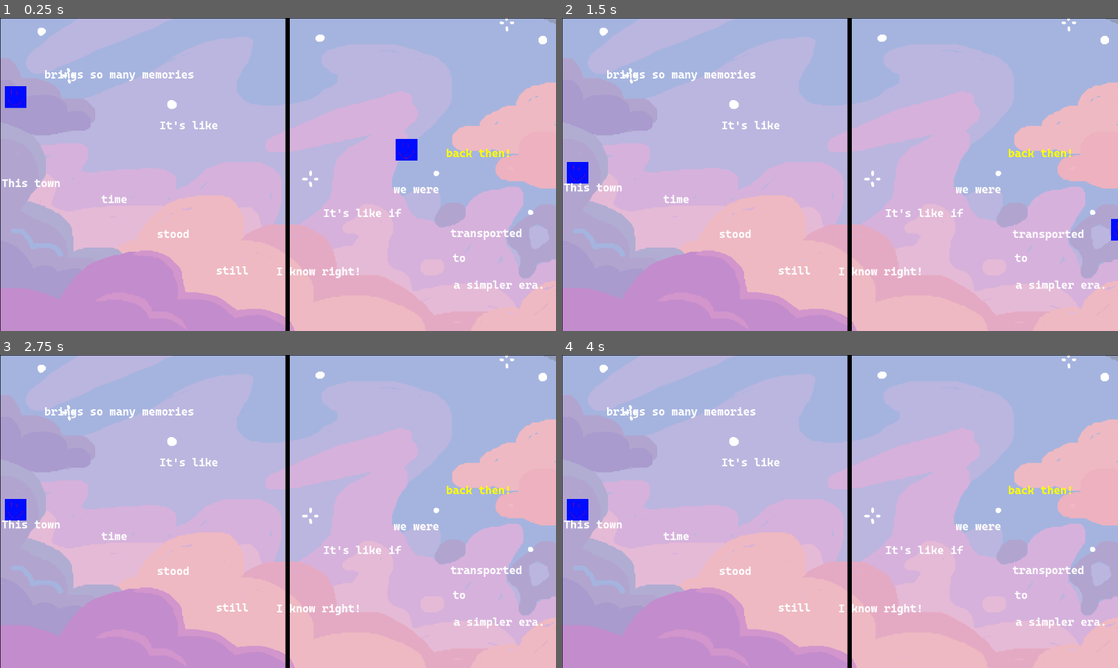
Above: before the commit, frames 1-4 (two rows, left to right).
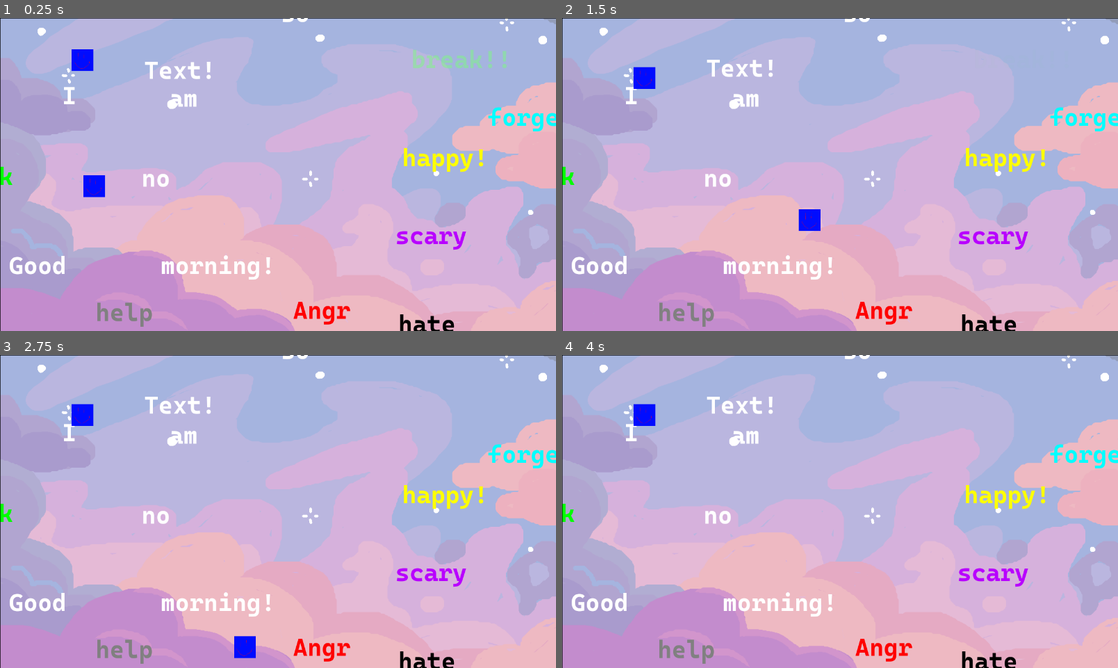
Above: after the commit, the same moments.

Repository: NitroGuy10/Chillennium2023
Game: Godot game, scene res://assets/Objects/Game.tscn
The game is run twice, just before and just after one commit, with the same random seed, the same clock (stepped at 60 frames per second) and the same inputs.
Inputs:
- Up to frame 1 (0.25 s): no input
- Up to frame 2 (1.5 s): hold Right (ui_right) from 0.53 s (still down); tap Shift (dash) at 0.6, 1.35 s; tap Up (ui_up) at 0.77 s
- Up to frame 3 (2.75 s): tap Up (ui_up) at 1.52 s; release Right (ui_right) at 2.03 s; hold Left (ui_left) from 2.03 s (still down); tap Shift (dash) at 2.1 s
- Up to frame 4 (4 s): release Left (ui_left) at 2.78 s; hold Right (ui_right) from 2.78 s (still down); tap Shift (dash) at 2.85, 3.6 s; tap Up (ui_up) at 3.02, 3.77 s

The runs differ from the first frame. In frame 1, 6.8% of the frame differs, in the area x 0-100%, y 0-100%; in frame 2, 6.3%; in frame 3, 6.2%; in frame 4, 5.9%.

Commit message:
Flag for show impart color

Diff:
--- a/assets/Objects/Game.tscn
+++ b/assets/Objects/Game.tscn
@@ -1,19 +1,15 @@
-[gd_scene load_steps=5 format=2]
+[gd_scene load_steps=4 format=2]
 
-[ext_resource path="res://assets/Levels/Level1.tscn" type="PackedScene" id=1]
+[ext_resource path="res://assets/Levels/Test_Level.tscn" type="PackedScene" id=1]
 [ext_resource path="res://assets/Music/cutesy.mp3" type="AudioStream" id=2]
 [ext_resource path="res://assets/Objects/Game.gd" type="Script" id=3]
-[ext_resource path="res://assets/Objects/Separator.tscn" type="PackedScene" id=4]
 
 [node name="Game" type="Node2D"]
 script = ExtResource( 3 )
 
 [node name="Level" type="Node2D" parent="."]
 
-[node name="Level1" parent="Level" instance=ExtResource( 1 )]
-
-[node name="Separator" parent="Level/Test_Level" instance=ExtResource( 4 )]
-position = Vector2( 662, 351 )
+[node name="Test_Level" parent="Level" instance=ExtResource( 1 )]
 
 [node name="AudioStreamPlayer" type="AudioStreamPlayer" parent="."]
 stream = ExtResource( 2 )
--- a/assets/Objects/WordPlatformInteractable.gd
+++ b/assets/Objects/WordPlatformInteractable.gd
@@ -5,6 +5,7 @@
 
 export var onlyVisibleInContempt = false
 export var fallThoughInGuilt = false
+export var showImpartColor = true
 
 export var enableEmotion = false
 export var impartHappiness = false
--- a/assets/Objects/WordPlatformInteractableStaticBody2D.gd
+++ b/assets/Objects/WordPlatformInteractableStaticBody2D.gd
@@ -41,7 +41,8 @@
 
 	# Set the CollisionShape2D sizes to that of the text
 	richTextLabel = root.get_node("WordPlatformText/RichTextLabel")
-	richTextLabel.set("custom_colors/default_color", textColor)
+	if root.showImpartColor:
+		richTextLabel.set("custom_colors/default_color", textColor)
 #	richTextLabel.add_color_override("font_color", textColor)
 	set_text_collision()
 
--- a/assets/Objects/WordPlatformText.tscn
+++ b/assets/Objects/WordPlatformText.tscn
@@ -3,7 +3,7 @@
 [ext_resource path="res://assets/Fonts/CascadiaMono-Bold.ttf" type="DynamicFontData" id=1]
 
 [sub_resource type="DynamicFont" id=1]
-size = 26
+size = 56
 font_data = ExtResource( 1 )
 
 [node name="WordPlatformText" type="Node2D"]
